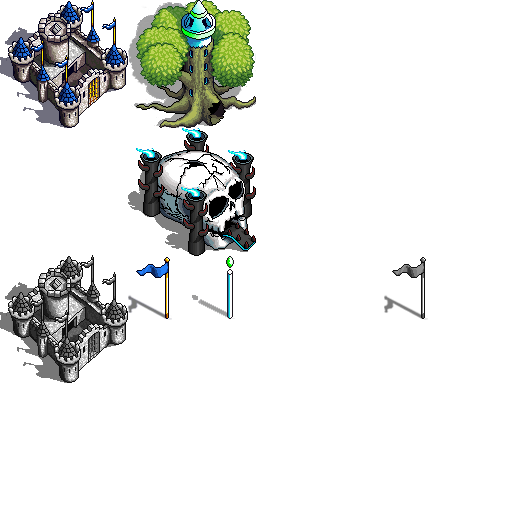
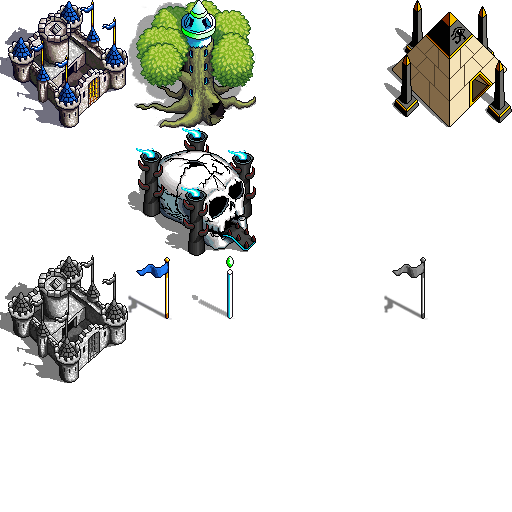
The second (512, 512) image is a revision of the first. Changes to its layers:
added layer "Pharaoh Castle" above "Undead Castle" over (x1=392, y1=0, x2=512, y2=127)
added layer "Pharaoh Shadow" above "Undead Shadow" over (x1=384, y1=28, x2=499, y2=127)
